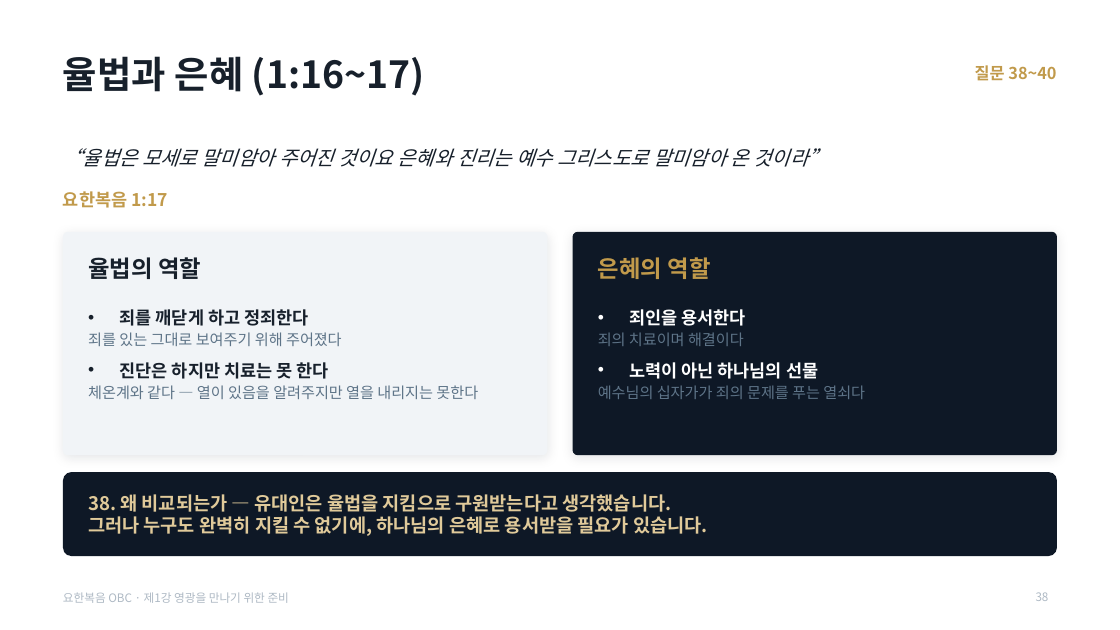
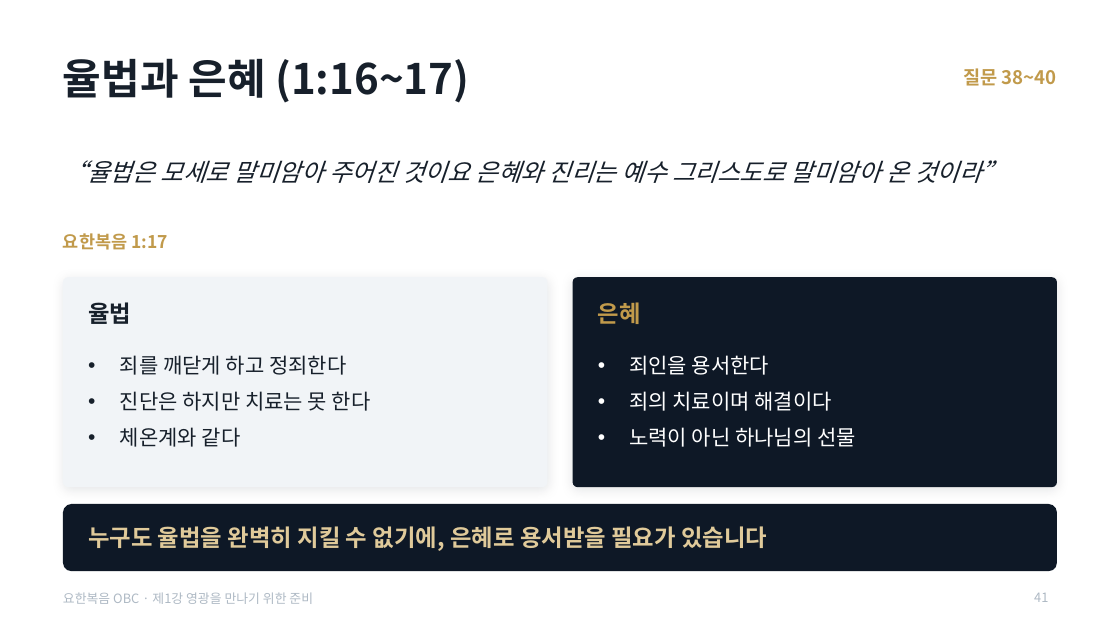
Before and after one commit to mio-modu/bible_GospelofJohn, a slide deck: slide 41 of dist/요한복음_1강_영광을_만나기_위한_준비.pptx (slide 38 before the commit). Drawn at 1120x630 pixels with LibreOffice and Linux fonts; fonts in the diff are those of the drawing. Boxes give left, top, right and bottom in pixels: in the first picture for what was removed or moved away, otherwise in the second. Text is boxed around its words. In the diff, an @@ line names an element or a change of style, - is before the commit and + after.

```diff
--- a/dist/요한복음_1강_영광을_만나기_위한_준비.pptx
+++ b/dist/요한복음_1강_영광을_만나기_위한_준비.pptx
@@ title "율법과 은혜 (1:16~17)" at [63,58,469,103]: size 32 to 36 pt @@
@@ text "질문 38~40": place and size @@
-text "질문 38~40" at [975,65,1056,81]
+text "질문 38~40" at [963,68,1057,86]
@@ text "질문 38~40" at [963,68,1057,86]: size 14 to 16 pt @@
@@ text "“율법은 모세로 말미암아 주어진 것이요 ...": place and size @@
-text "“율법은 모세로 말미암아 주어진 것이요 ..." at [63,148,829,167]
+text "“율법은 모세로 말미암아 주어진 것이요 ..." at [63,160,1006,183]
@@ text "“율법은 모세로 말미암아 주어진 것이요 ..." at [63,160,1006,183]: size 17 to 21 pt @@
@@ text "요한복음 1:17": place and size @@
-text "요한복음 1:17" at [63,191,168,208]
+text "요한복음 1:17" at [63,233,168,250]
@@ rounded rectangle: place and size @@
-rounded rectangle at [63,232,548,455]
+rounded rectangle at [63,277,548,487]
@@ proportions changed in 3 elements at [63,504,1057,571], [63,277,548,487], [573,277,1058,487] @@
@@ rounded rectangle: place and size @@
-rounded rectangle at [573,232,1058,455]
+rounded rectangle at [573,277,1058,487]
@@ text at [88,302,131,324]: text changed @@
-율법의 역할
+율법
@@ text at [598,302,641,324]: text changed @@
-은혜의 역할
+은혜
@@ text at [88,332,342,346]: paragraph removed @@
-  죄를 있는 그대로 보여주기 위해 주어졌다
@@ text "죄를 깨닫게 하고 정죄한다": place and size @@
-text "죄를 깨닫게 하고 정죄한다" at [88,309,478,399]
+text "죄를 깨닫게 하고 정죄한다" at [120,355,371,447]
@@ text at [120,355,371,411]: size 15 to 18 pt, bold off in "죄를 깨닫게 하고 정죄한다", "진단은 하지만 치료는 못 한다"; more space between paragraphs @@
@@ text "죄인을 용서한다": place and size @@
-text "죄인을 용서한다" at [598,309,865,399]
+text "죄인을 용서한다" at [629,355,856,447]
@@ text "죄인을 용서한다" at [629,355,856,447]: size 15 to 18 pt, bold off in "죄인을 용서한다", "노력이 아닌 하나님의 선물"; size 13 to 18 pt, text colour #5E7488 to #FFFFFF in "죄의 치료이며 해결이다"; more space between paragraphs; bullet none to •; list level 2 to 1 in "죄의 치료이며 해결이다" @@
@@ text at [598,385,865,399]: paragraph removed @@
-  예수님의 십자가가 죄의 문제를 푸는 열쇠다
@@ text at [120,427,241,447]: text changed; size 13 to 18 pt; text colour #5E7488 to #17202B @@
-  체온계와 같다 — 열이 있음을 알려주지만 열을 내리지는 못한다
+• 체온계와 같다
@@ rounded rectangle: place and size @@
-rounded rectangle at [63,472,1057,556]
+rounded rectangle at [63,504,1057,571]
@@ text at [88,526,767,551]: text changed; size 16 to 20 pt @@
-38. 왜 비교되는가 — 유대인은 율법을 지킴으로 구원받는다고 생각했습니다.
-그러나 누구도 완벽히 지킬 수 없기에, 하나님의 은혜로 용서받을 필요가 있습니다.
+누구도 율법을 완벽히 지킬 수 없기에, 은혜로 용서받을 필요가 있습니다
@@ text "요한복음 OBC · 제1강 영광을 ..." at [63,592,313,604]: size 10 to 11 pt @@
@@ page number at [1034,593,1048,602]: text changed; size 10 to 11 pt @@
-38
+41
```
Also in this commit, not shown: 43 other slides changed, 4 slides added, 8 other files.
